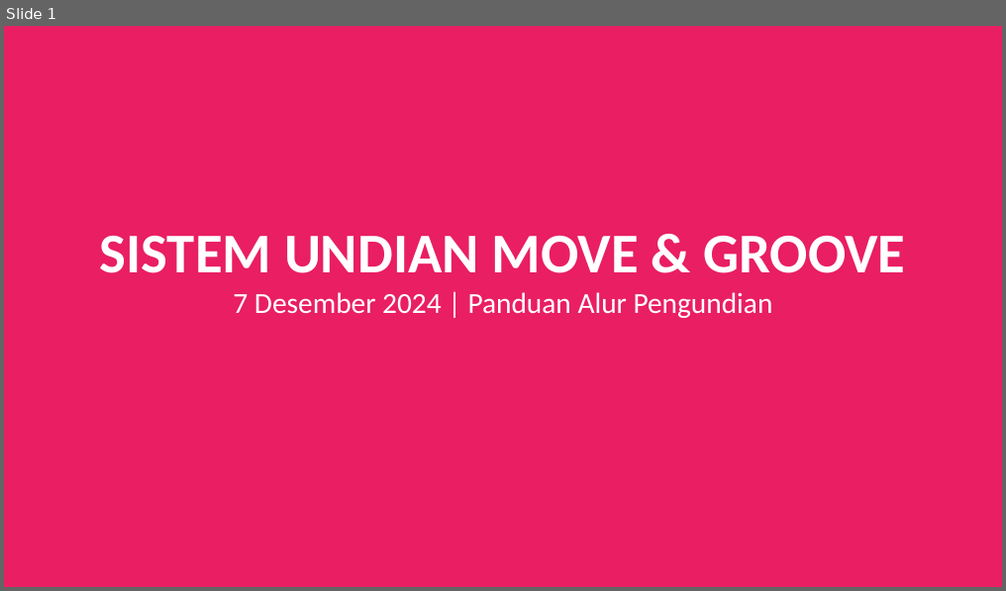
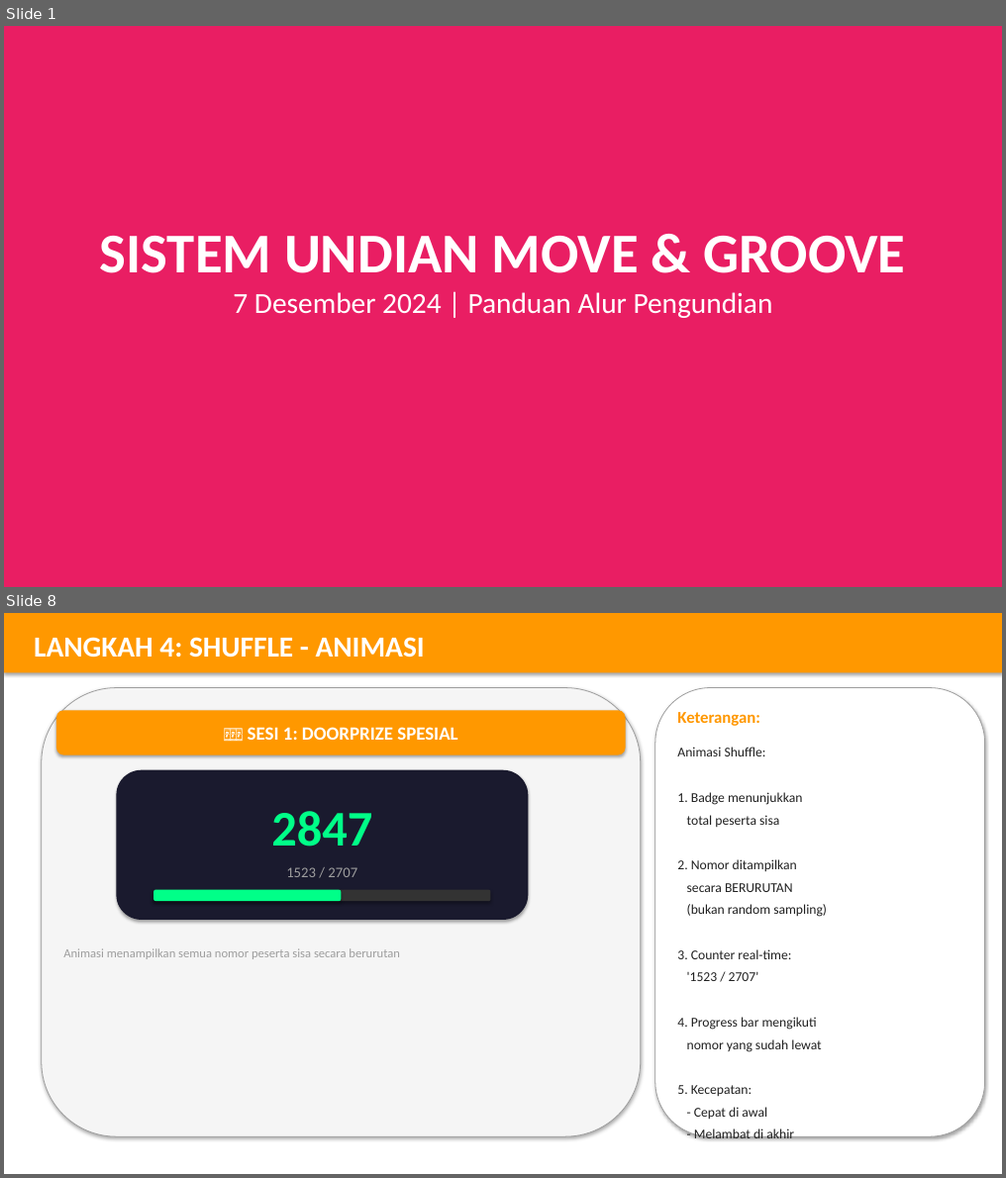
Before and after one commit to Wahyoe-underscore/LotteryStream, a slide deck: MoveGroove_Flow_Presentation.pptx. Shown one above the other, each under a label of ours: slide 1 before the commit, slides 1 and 8 after it; the slides between them are not shown. The pictures are 1006x591 and 1006x1178 pixels, drawn with LibreOffice and Linux fonts; fonts in the diff are those of the drawing. Boxes give left, top, right and bottom in pixels: in the first picture for what was removed or moved away, otherwise in the second. Text is boxed around its words. In the diff, an @@ line names an element or a change of style, - is before the commit and + after.

```diff
--- a/MoveGroove_Flow_Presentation.pptx
+++ b/MoveGroove_Flow_Presentation.pptx
@@ slide 8 added at bbox=[4, 613, 1002, 1174], background #FFFFFF @@
@@ rectangle added at bbox=[4, 613, 1002, 672], fill #FF9800 @@
@@ text added at bbox=[34, 637, 425, 658], 28 pt, text #FFFFFF, bold @@
+LANGKAH 4: SHUFFLE - ANIMASI
@@ rounded rectangle added at bbox=[42, 688, 641, 1137], fill #F5F5F5, outline #9E9E9E 0.75 pt @@
@@ rounded rectangle added at bbox=[655, 688, 985, 1137], fill #FFFFFF, outline #9E9E9E 0.75 pt @@
@@ rounded rectangle added at bbox=[56, 710, 626, 756], fill #FF9800 @@
@@ text added at bbox=[248, 727, 457, 740], 18 pt, text #FFFFFF, bold @@
+🎰 SESI 1: DOORPRIZE SPESIAL
@@ text added at bbox=[677, 712, 760, 726], 16 pt, text #FF9800, bold @@
+Keterangan:
@@ text added at bbox=[677, 747, 827, 1140], 13 pt, text #212121 @@
+Animasi Shuffle:
+1. Badge menunjukkan
+total peserta sisa
+2. Nomor ditampilkan
+secara BERURUTAN
+(bukan random sampling)
+3. Counter real-time:
+'1523 / 2707'
+4. Progress bar mengikuti
+nomor yang sudah lewat
+5. Kecepatan:
+- Cepat di awal
+- Melambat di akhir
+6. Berhenti di pemenang
+dengan warna emas
@@ rounded rectangle added at bbox=[116, 770, 528, 920], fill #1A1A2E @@
@@ text added at bbox=[271, 811, 372, 847], 48 pt, text #00FF88, bold @@
+2847
@@ text added at bbox=[286, 867, 357, 877], 14 pt, text #9E9E9E @@
+1523 / 2707
@@ rounded rectangle added at bbox=[153, 890, 491, 901], fill #333333 @@
@@ rounded rectangle added at bbox=[153, 890, 341, 901], fill #00FF88 @@
@@ text added at bbox=[63, 949, 400, 959], 12 pt, text #9E9E9E @@
+Animasi menampilkan semua nomor peserta sisa secara berurutan
```
Also in this commit, not shown: 3 slides changed, 7 other slides added, 9 slides removed, 6 other files.
